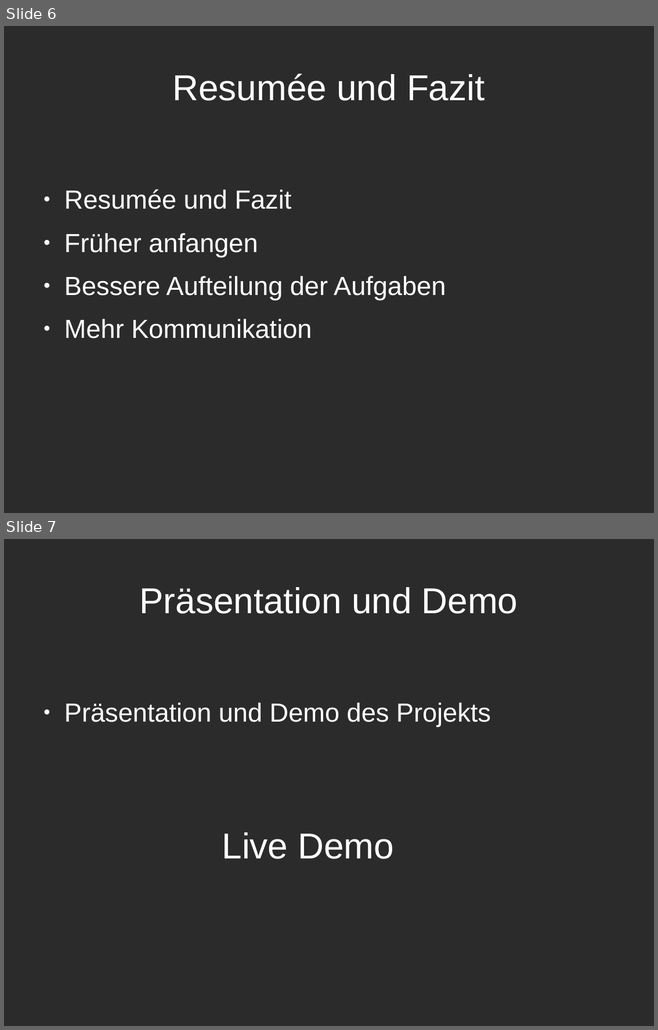
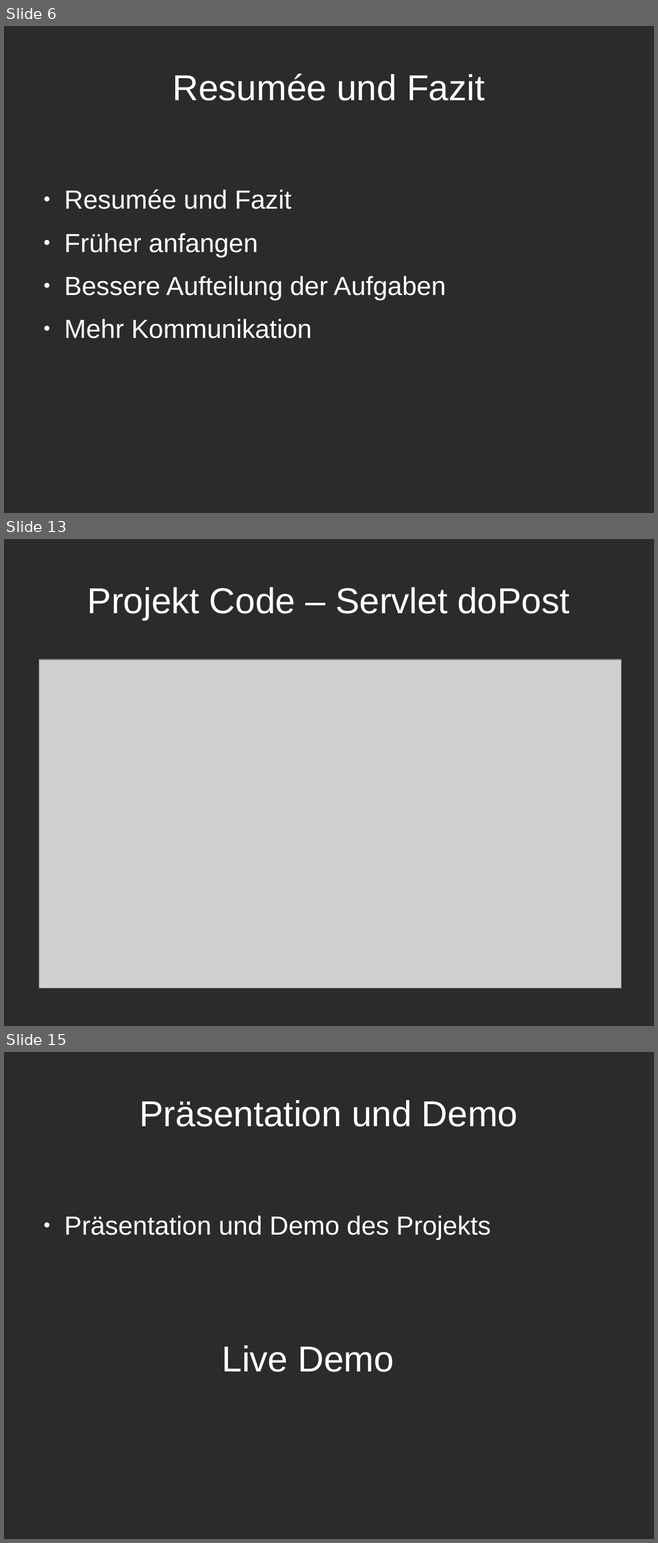
Before and after one commit to mksaf/EX-GSO-SE1, a slide deck: presentation.odp. Shown one above the other, each under a label of ours: slides 6 and 7 before the commit, slides 6, 13 and 15 after it; the slides between them are not shown. The pictures are 658x1030 and 658x1543 pixels, drawn with LibreOffice and Linux fonts; fonts in the diff are those of the drawing; grey boxes stand for pictures; background and template pictures are left out; a plain dark background stands for a picture behind light text. Boxes give left, top, right and bottom in pixels: in the first picture for what was removed or moved away, otherwise in the second. Text is boxed around its words. In the diff, an @@ line names an element or a change of style, - is before the commit and + after.

```diff
--- a/presentation.odp
+++ b/presentation.odp
@@ slide 13 added at [4,539,654,1026], background picture (left out) @@
@@ title added at [88,587,569,620], 44 pt, text #FFFFFF @@
+Projekt Code – Servlet doPost
@@ picture added at [39,660,622,988] @@
@@ what was slide 7 is now slide 15 @@
```
Also in this commit, not shown: 7 other slides added.
